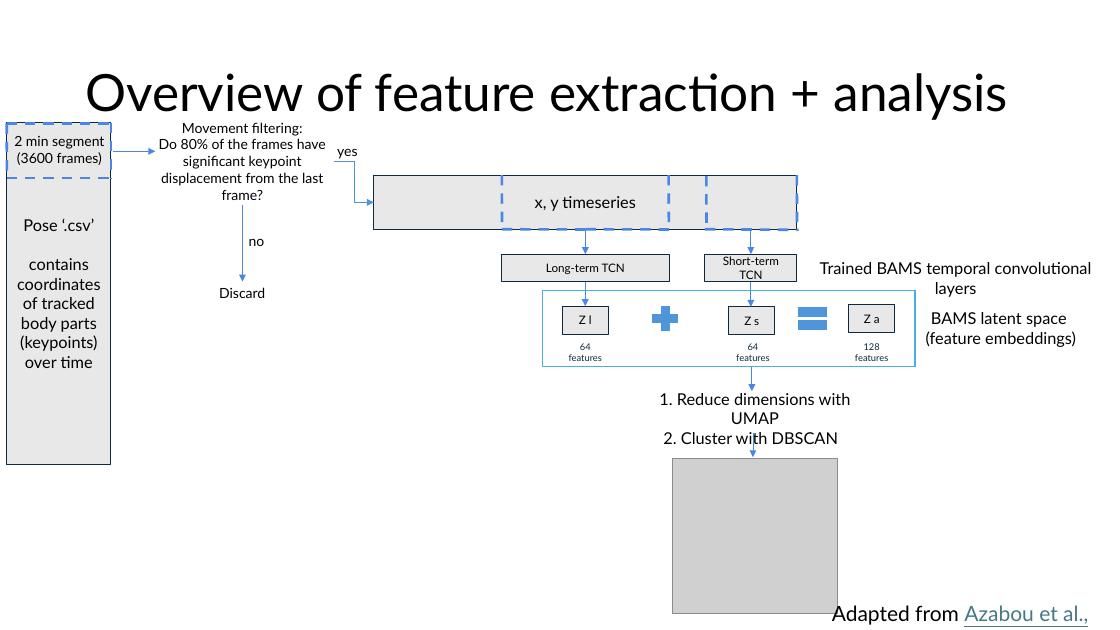
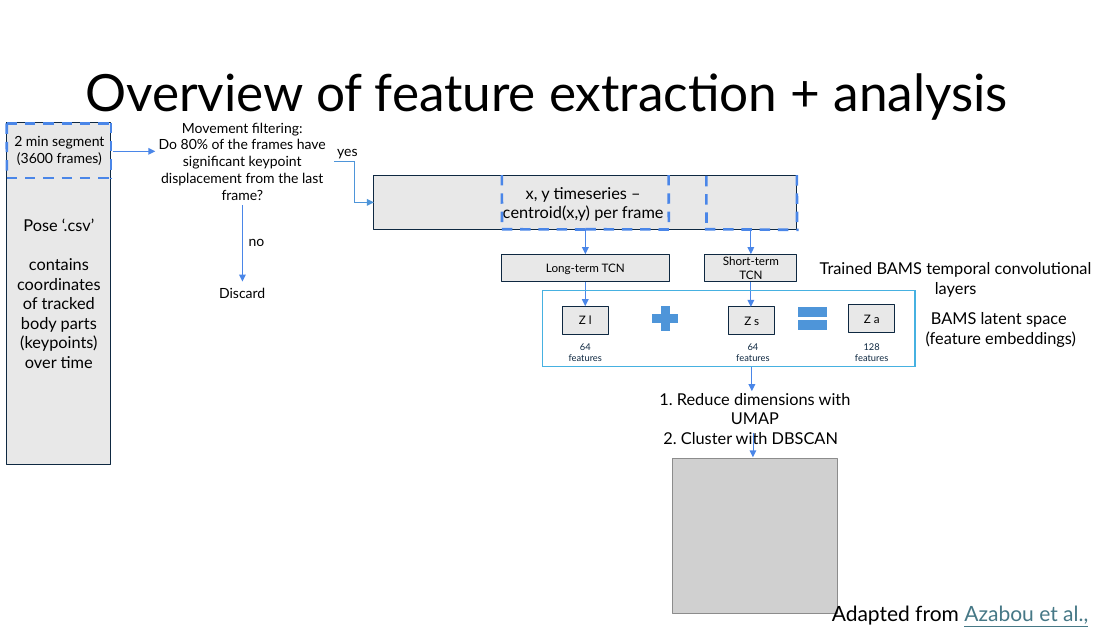
Before and after one commit to SarvestaniLab/Visuomotor-Latents, a slide deck: slide 1 of Documentation-StartHere.pptx. Drawn at 1120x630 pixels with LibreOffice and Linux fonts; fonts in the diff are those of the drawing; grey boxes stand for pictures. Boxes give left, top, right and bottom in pixels: in the first picture for what was removed or moved away, otherwise in the second. Text is boxed around its words. In the diff, an @@ line names an element or a change of style, - is before the commit and + after.

Commit message:
Updated ppt.

```diff
--- a/Documentation-StartHere.pptx
+++ b/Documentation-StartHere.pptx
@@ text in rectangle at (x1=503, y1=187, x2=664, y2=222): text changed @@
-x, y timeseries
+x, y timeseries –
+centroid(x,y) per frame
```
